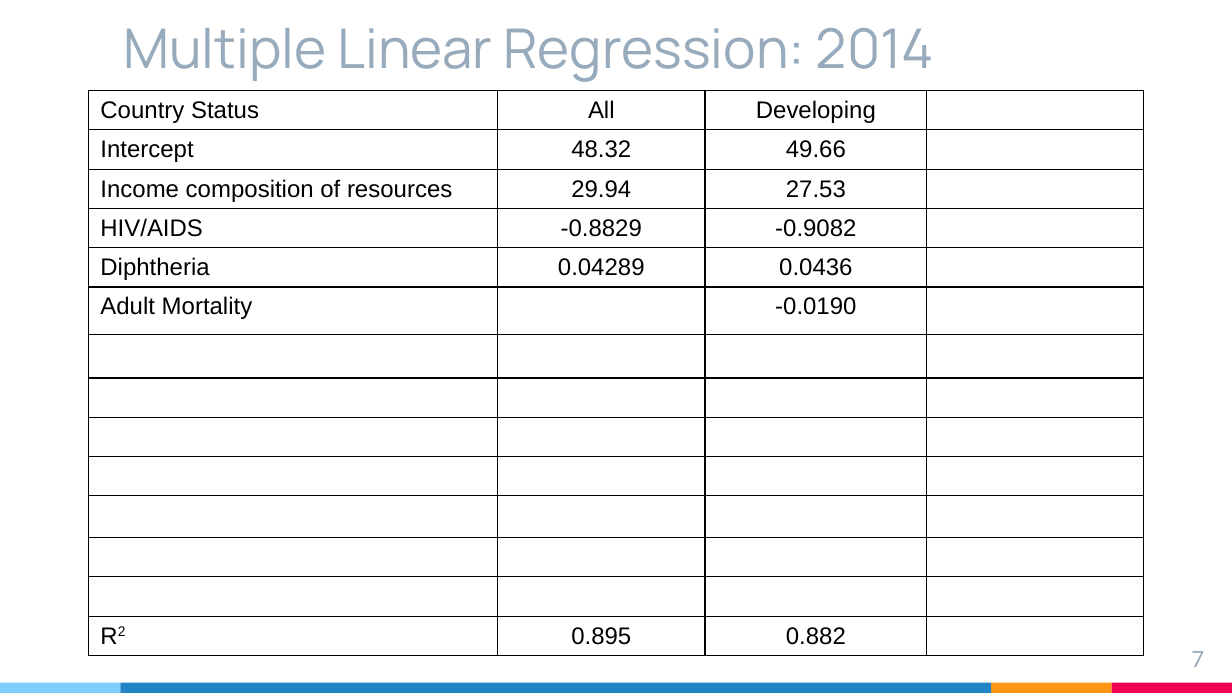
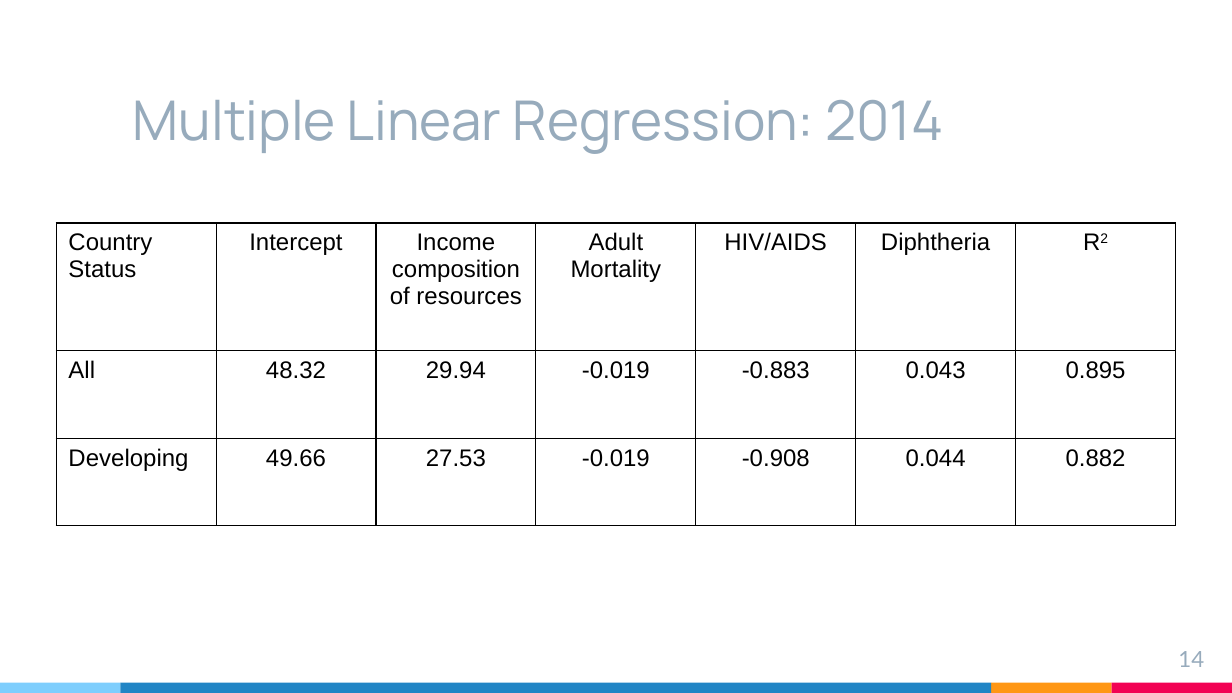
Before and after one commit to rsandbe1/R_project, a slide deck: slide 14 of R_project_presentation.pptx (slide 7 before the commit). Drawn at 1232x693 pixels with LibreOffice and Linux fonts; fonts in the diff are those of the drawing. Boxes give left, top, right and bottom in pixels: in the first picture for what was removed or moved away, otherwise in the second. Text is boxed around its words. In the diff, an @@ line names an element or a change of style, - is before the commit and + after.

Commit message:
Regression analyses fixed for zero values

```diff
--- a/R_project_presentation.pptx
+++ b/R_project_presentation.pptx
@@ text "Multiple Linear Regression: 2014": place and size @@
-text "Multiple Linear Regression: 2014" at (123,28,934,82)
+text "Multiple Linear Regression: 2014" at (133,100,943,154)
@@ table at (57,223,1178,526) @@
-Country Status | All | Developing | 
-Intercept | 48.32 | 49.66 | 
-Income composition of resources | 29.94 | 27.53 | 
-HIV/AIDS | -0.8829 | -0.9082 | 
-Diphtheria | 0.04289 | 0.0436 | 
-Adult Mortality |  | -0.0190 | 
- |  |  | 
- |  |  | 
- |  |  | 
- |  |  | 
- |  |  | 
- |  |  | 
- |  |  | 
-R2 | 0.895 | 0.882 | 
+Country Status | Intercept | Income composition of resources | Adult Mortality | HIV/AIDS | Diphtheria | R2
+All | 48.32 | 29.94 | -0.019 | -0.883 | 0.043 | 0.895
+Developing | 49.66 | 27.53 | -0.019 | -0.908 | 0.044 | 0.882
@@ table: place and size @@
-table at (89,91,1143,675)
+table at (57,223,1178,526)
@@ page number at (1178,651,1204,667): text changed @@
-7
+14
```
Also in this commit, not shown: 2 other slides changed, 14 slides added, 23 slides removed, 19 other files.
